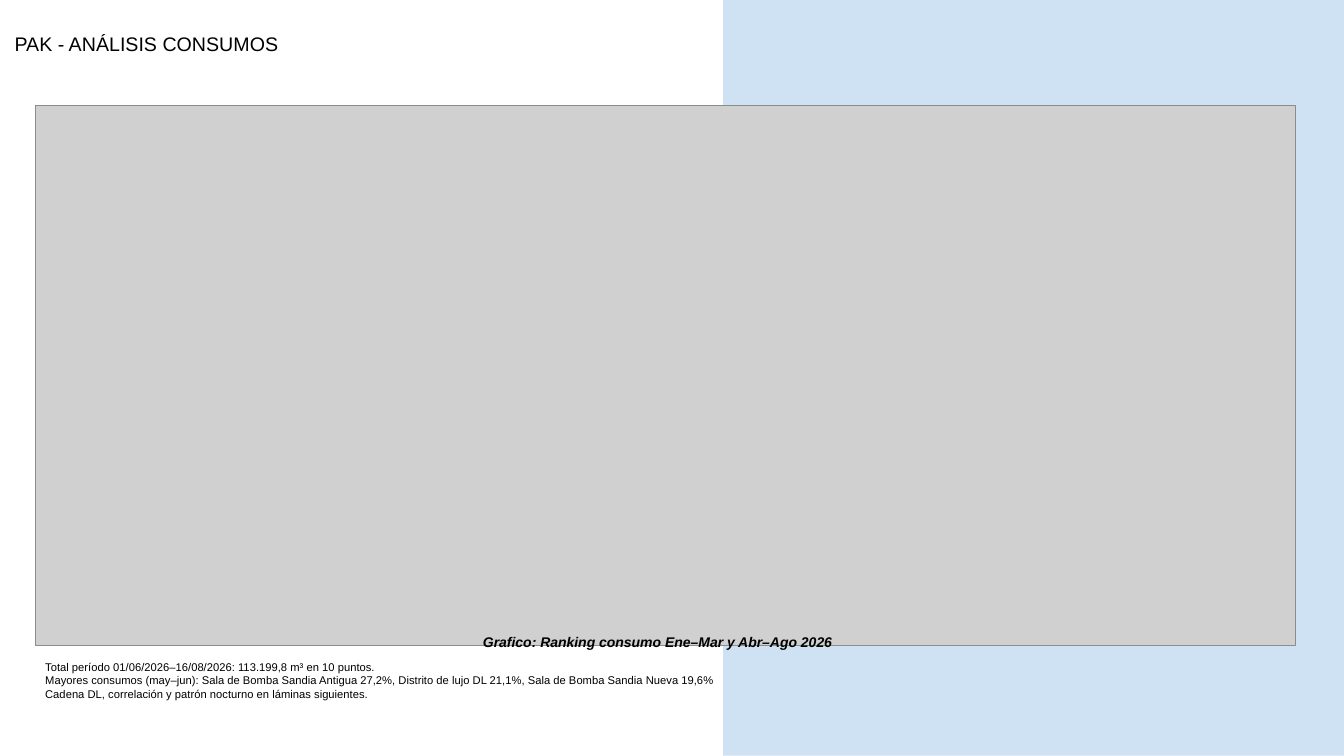
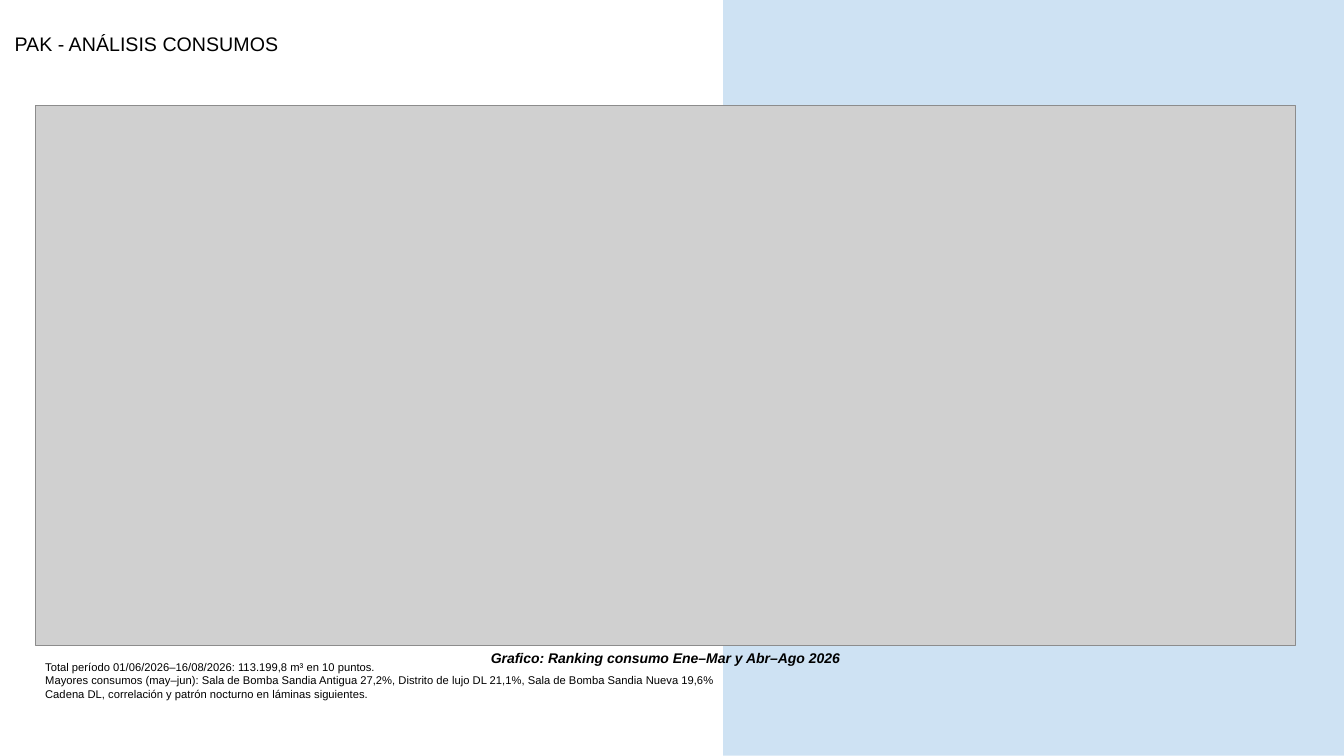
Before and after one commit to anibaloperacionesWes/wes-scripts, a slide deck: slide 24 of reports/Parque_Arauco/TMP_7MALLS/entrega_diego_anibal/Informe WES __ Parque Arauco 7 Malls (16.08.2026).pptx. Drawn at 1344x756 pixels with LibreOffice and Linux fonts; fonts in the diff are those of the drawing; grey boxes stand for pictures. Boxes give left, top, right and bottom in pixels: in the first picture for what was removed or moved away, otherwise in the second. Text is boxed around its words. In the diff, an @@ line names an element or a change of style, - is before the commit and + after.

```diff
--- a/reports/Parque_Arauco/TMP_7MALLS/entrega_diego_anibal/Informe WES __ Parque Arauco 7 Malls (16.08.2026).pptx
+++ b/reports/Parque_Arauco/TMP_7MALLS/entrega_diego_anibal/Informe WES __ Parque Arauco 7 Malls (16.08.2026).pptx
@@ text "Grafico: Ranking consumo Ene–Mar y ..." moved from (x1=483, y1=637, x2=832, y2=650) to (x1=491, y1=651, x2=840, y2=666) @@
```
Also in this commit, not shown: 18 other slides changed, 4 other files.
